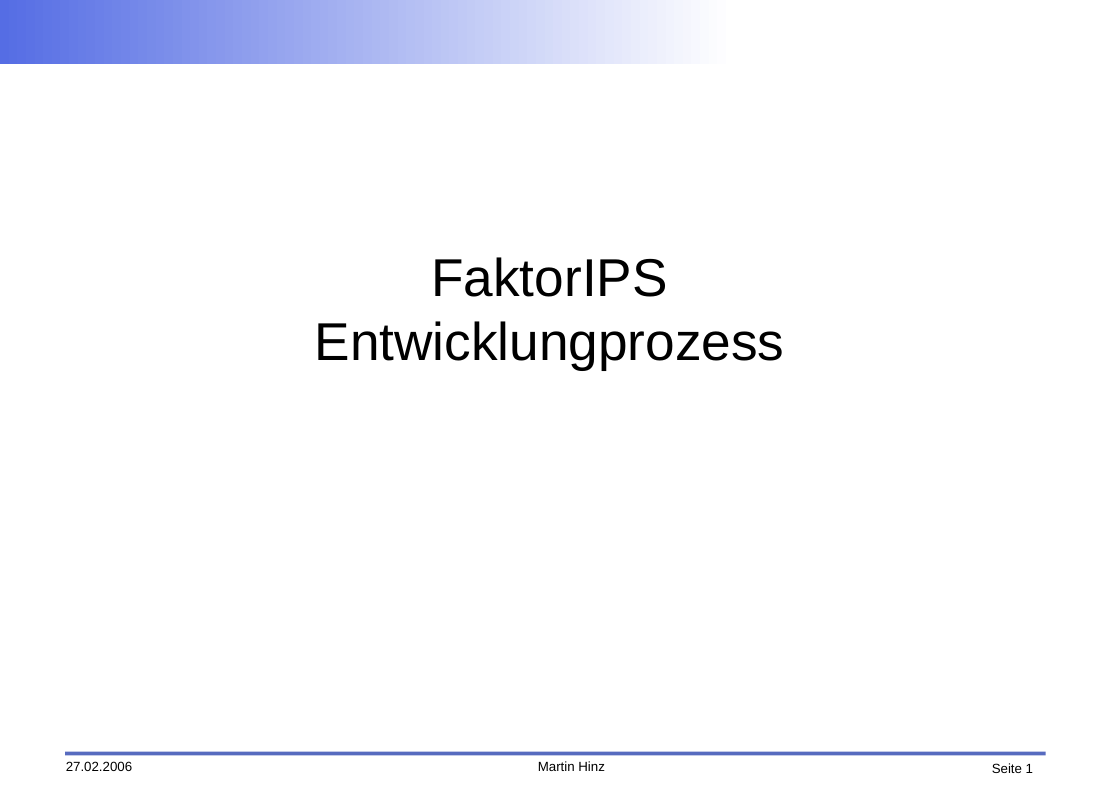
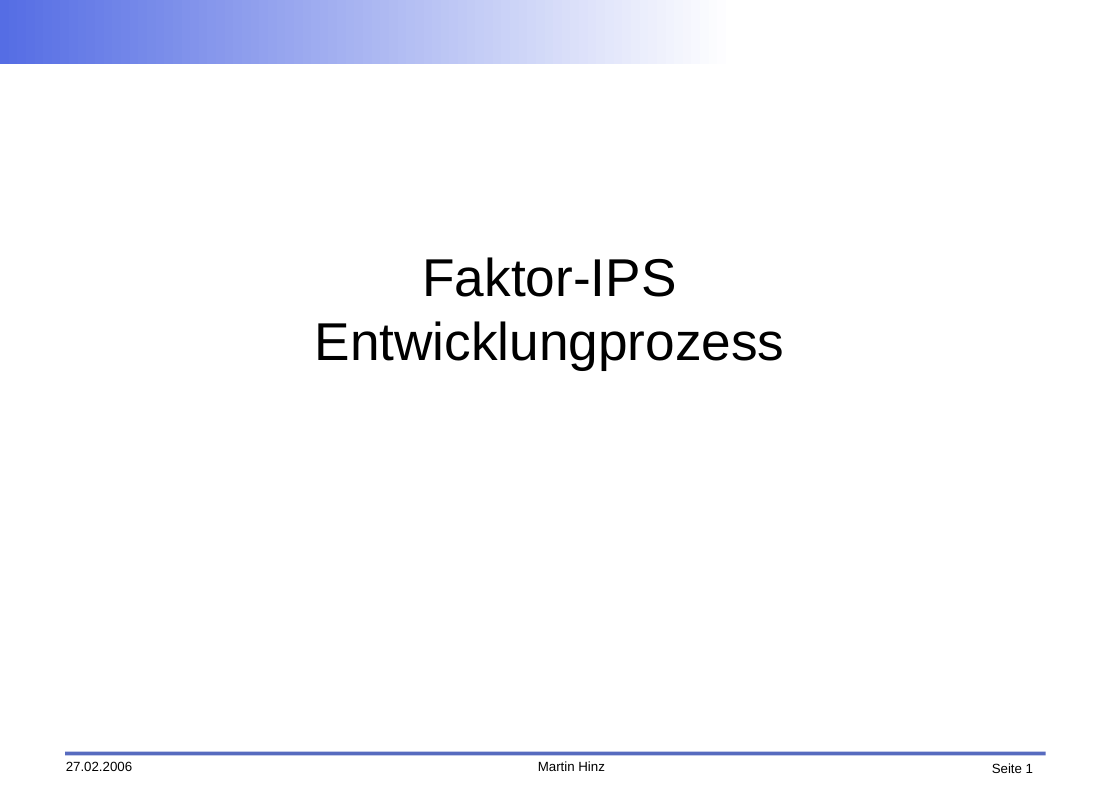
Before and after one commit to faktorips/faktorips.base, a slide deck: slide 1 of org.faktorips.doc/presentations/FaktorIps-Entwicklungsprozess.odp. Drawn at 1120x792 pixels with LibreOffice and Linux fonts; fonts in the diff are those of the drawing; background and template pictures are left out. Boxes give left, top, right and bottom in pixels: in the first picture for what was removed or moved away, otherwise in the second. Text is boxed around its words. In the diff, an @@ line names an element or a change of style, - is before the commit and + after.

```diff
--- a/org.faktorips.doc/presentations/FaktorIps-Entwicklungsprozess.odp
+++ b/org.faktorips.doc/presentations/FaktorIps-Entwicklungsprozess.odp
@@ title at bbox=[315, 257, 785, 370]: text changed @@
-FaktorIPS
-Entwicklungprozess
+Faktor-IPS
+Entwicklungprozess
```
Also in this commit, not shown: 26 other files.
